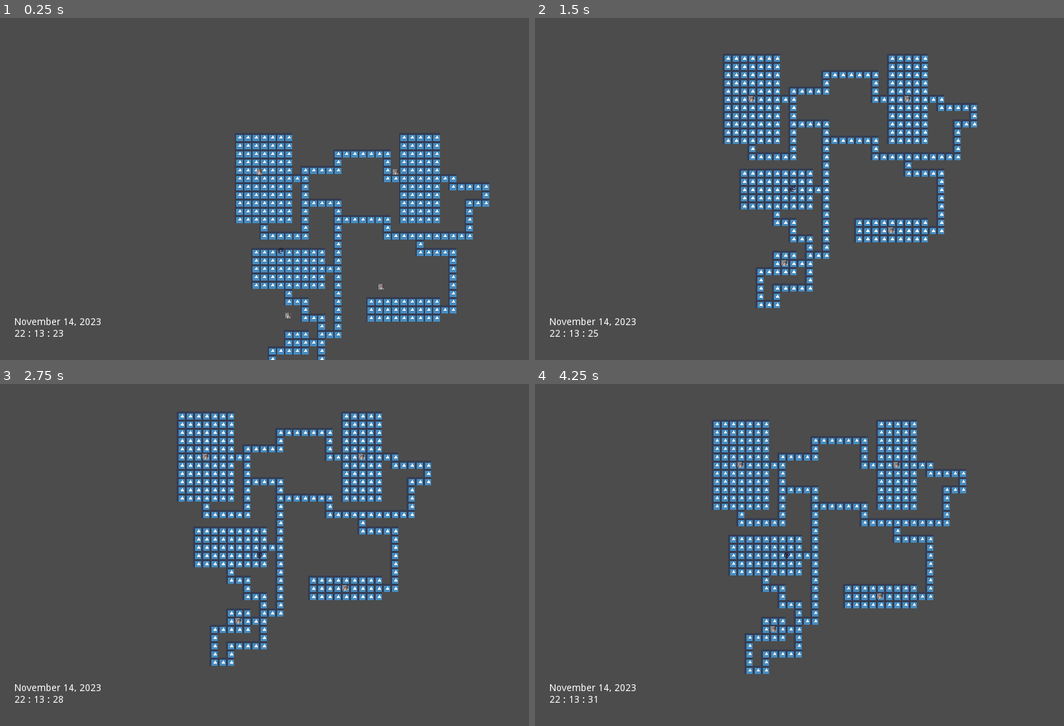
Above: before the commit, frames 1-4 (two rows, left to right).
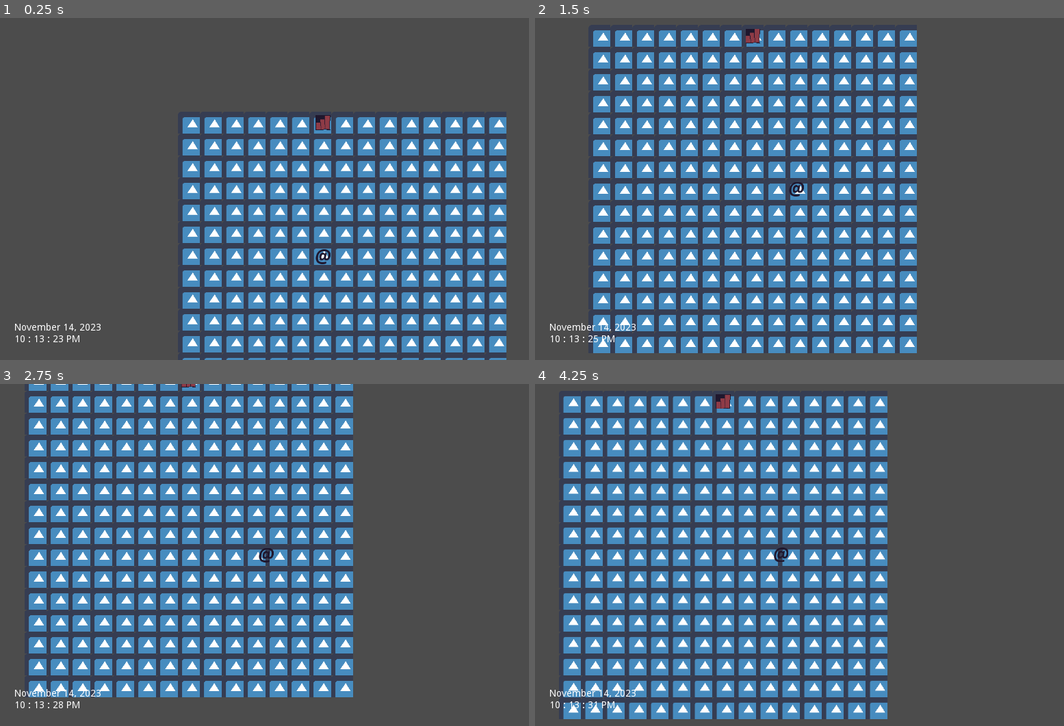
Above: after the commit, the same moments.

Repository: kairuma/temple-of-time
Game: Godot game, scene res://scene/state/Gameplay.tscn
Same seed, same stepped clock (60 frames per second), same inputs: the game is played once before the commit and once after it. The engine's default icon, where the game draws it, is replaced by a stand-in: a white triangle on a blue panel in a dark square.
Inputs:
- Up to frame 1 (0.25 s): no input
- Up to frame 2 (1.5 s): hold Right (right) 0.53-1.28 s; hold Down (down) from 1.28 s (still down)
- Up to frame 3 (2.75 s): release Down (down) at 2.03 s; hold Right (right) from 2.03 s (still down)
- Up to frame 4 (4.25 s): release Right (right) at 2.78 s; hold Up (up) 2.78-3.53 s; hold Left (left) from 3.53 s (still down)

The runs differ from the first frame. In frame 1, 27% of the frame differs, in the area x 2-96%, y 28-100%; in frame 2, 36%; in frame 3, 37%; in frame 4, 38%, in the area x 2-82%, y 3-98%.

Commit message:
ADD:You can now change floors and win the game.

Diff:
--- a/project.godot
+++ b/project.godot
@@ -41,21 +41,25 @@
 up={
 "deadzone": 0.5,
 "events": [ Object(InputEventKey,"resource_local_to_scene":false,"resource_name":"","device":0,"alt":false,"shift":false,"control":false,"meta":false,"command":false,"pressed":false,"scancode":16777232,"unicode":0,"echo":false,"script":null)
+, Object(InputEventKey,"resource_local_to_scene":false,"resource_name":"","device":0,"alt":false,"shift":false,"control":false,"meta":false,"command":false,"pressed":false,"scancode":87,"unicode":0,"echo":false,"script":null)
  ]
 }
 down={
 "deadzone": 0.5,
 "events": [ Object(InputEventKey,"resource_local_to_scene":false,"resource_name":"","device":0,"alt":false,"shift":false,"control":false,"meta":false,"command":false,"pressed":false,"scancode":16777234,"unicode":0,"echo":false,"script":null)
+, Object(InputEventKey,"resource_local_to_scene":false,"resource_name":"","device":0,"alt":false,"shift":false,"control":false,"meta":false,"command":false,"pressed":false,"scancode":83,"unicode":0,"echo":false,"script":null)
  ]
 }
 left={
 "deadzone": 0.5,
 "events": [ Object(InputEventKey,"resource_local_to_scene":false,"resource_name":"","device":0,"alt":false,"shift":false,"control":false,"meta":false,"command":false,"pressed":false,"scancode":16777231,"unicode":0,"echo":false,"script":null)
+, Object(InputEventKey,"resource_local_to_scene":false,"resource_name":"","device":0,"alt":false,"shift":false,"control":false,"meta":false,"command":false,"pressed":false,"scancode":65,"unicode":0,"echo":false,"script":null)
  ]
 }
 right={
 "deadzone": 0.5,
 "events": [ Object(InputEventKey,"resource_local_to_scene":false,"resource_name":"","device":0,"alt":false,"shift":false,"control":false,"meta":false,"command":false,"pressed":false,"scancode":16777233,"unicode":0,"echo":false,"script":null)
+, Object(InputEventKey,"resource_local_to_scene":false,"resource_name":"","device":0,"alt":false,"shift":false,"control":false,"meta":false,"command":false,"pressed":false,"scancode":68,"unicode":0,"echo":false,"script":null)
  ]
 }
 
--- a/scene/Global.gd
+++ b/scene/Global.gd
@@ -1,6 +1,6 @@
 extends Node
 
-var hour_24: bool = true
+var hour_24: bool = false
 
 func set_hour_24(b: bool) -> void:
 	hour_24 = b
--- a/scene/Map.gd
+++ b/scene/Map.gd
@@ -1,7 +1,5 @@
 extends Node2D
 
-const WIDTH: int = 32
-const HEIGHT: int = 32
 const ROOM_ITERATIONS: int = 1024
 const MONTH_NAME: Dictionary = {
 	1: "January", 2: "February", 3: "March", 4: "April",
@@ -14,22 +12,34 @@
 	9: 30, 10: 31, 11: 30, 12: 31
 }
 
+var stairs_class: Resource = preload("res://scene/entity/Stairs.tscn")
 var sprite_class: Resource = preload("res://scene/entity/npc/Sprite.tscn")
 
+var floor_num: int = 0 setget set_floor_num
+var width: int = 15
+var height: int = 15
 var second: int = 0
 var minute: int = 0
 var hour: int = 0
 var day: int = 1
 var month: int = 1
 var year: int = 2020
+var seeds: PoolIntArray = []
 var map_seed: int = 1597463007
+var saved_entities: Array = []
 
 func _ready() -> void:
-	randomize()
-	map_seed = randi()
 	$Player.connect("tick", self, "update_entities")
+	for i in 16:
+		saved_entities.append([])
+	gen_map_seeds()
+	gen_map(true)
 	set_start_time()
-	gen_map()
+
+func gen_map_seeds() -> void:
+	for i in 15:
+		randomize()
+		seeds.append(randi())
 
 func random_int() -> int:
 	var result: int = (1103515245 * map_seed + 12345) / 65536 % 2048
@@ -40,57 +50,132 @@
 	map_seed = result
 	return int(abs(result))
 
-func gen_map() -> void:
-	var region: Array = []
+func gen_home(going_down: bool) -> void:
+	for y in height:
+		for x in width:
+			$TileMap.set_cell(x, y, 0)
+	if going_down:
+		$Player.set_map_x(7)
+		$Player.set_map_y(7)
+	else:
+		$Player.set_map_x(7)
+		$Player.set_map_y(0)
+	var stairs: Entity = stairs_class.instance()
+	stairs.set_going_down(true)
+	$Entities.add_child(stairs)
+	stairs.connect("move_down", self, "descend")
+	stairs.set_map(self)
+	stairs.set_map_x(7)
+	stairs.set_map_y(0)
+
+func gen_map(going_down: bool) -> void:
+	if floor_num == 0:
+		gen_home(going_down)
+		return
+	map_seed = seeds[floor_num - 1]
+	var rooms: Array = []
 	for i in 4:
 		var rect_w: int = 3 + (random_int() % 5) * 2
-		var rect_x: int = 1 + (random_int() % ((WIDTH / 2 - rect_w - 1) / 2)) * 2
+		var rect_x: int = 1 + (random_int() % ((width / 2 - rect_w - 1) / 2)) * 2
 		if i % 2 == 1:
-			rect_x += WIDTH / 2
+			rect_x += width / 2
 		var rect_h: int = 3 + (random_int() % 5) * 2
-		var rect_y: int = 1 + (random_int() % ((HEIGHT / 2 - rect_h - 1) / 2)) * 2
+		var rect_y: int = 1 + (random_int() % ((height / 2 - rect_h - 1) / 2)) * 2
 		if i > 1:
-			rect_y += HEIGHT / 2
-		region.append([rect_x, rect_y, rect_w, rect_h])
+			rect_y += height / 2
+		rooms.append([rect_x, rect_y, rect_w, rect_h])
 	for i in range(ROOM_ITERATIONS):
 		var rect_w: int = 3 + (random_int() % 5) * 2
-		var rect_x: int = 1 + (random_int() % ((WIDTH - rect_w - 1) / 2)) * 2
+		var rect_x: int = 1 + (random_int() % ((width - rect_w - 1) / 2)) * 2
 		var rect_h: int = 3 + (random_int() % 5) * 2
-		var rect_y: int = 1 + (random_int() % ((HEIGHT - rect_h - 1) / 2)) * 2
+		var rect_y: int = 1 + (random_int() % ((height - rect_h - 1) / 2)) * 2
 		var is_valid: bool = true
 		var j: int = 0
-		while is_valid and j < region.size():
-			if rect_x - 1 < region[j][0] + region[j][2] + 1 and rect_x + rect_w + 1 > region[j][0] - 1 and rect_y - 1 < region[j][1] + region[j][3] + 1 and rect_y + rect_h + 1 > region[j][1] - 1:
+		while is_valid and j < rooms.size():
+			if rect_x - 1 < rooms[j][0] + rooms[j][2] + 1 and rect_x + rect_w + 1 > rooms[j][0] - 1 and rect_y - 1 < rooms[j][1] + rooms[j][3] + 1 and rect_y + rect_h + 1 > rooms[j][1] - 1:
 				is_valid = false
 			j += 1
 		if is_valid:
-			region.append([rect_x, rect_y, rect_w, rect_h])
+			rooms.append([rect_x, rect_y, rect_w, rect_h])
 	var i: int = 0
-	while i < region.size():
-		for y in region[i][3]:
-			for x in region[i][2]:
-				$TileMap.set_cell(region[i][0] + x, region[i][1] + y, 0)
+	while i < rooms.size():
+		for y in rooms[i][3]:
+			for x in rooms[i][2]:
+				$TileMap.set_cell(rooms[i][0] + x, rooms[i][1] + y, 0)
 		i += 1
-	for h in HEIGHT / 2:
-		for w in WIDTH / 2:
-			maze_gen(w * 2 + 1, h * 2 + 1, region)
-	add_doors(region)
-	#flood_check()
+	for h in height / 2:
+		for w in width / 2:
+			maze_gen(w * 2 + 1, h * 2 + 1, rooms)
+	add_doors(rooms)
 	var dead_ends: Array = get_dead_ends()
 	while dead_ends.size() != 0:
 		for d in dead_ends:
 			$TileMap.set_cell(d[0], d[1], -1)
 		dead_ends = get_dead_ends()
-	for r in region:
-		if r == region.back():
-			$Player.set_map_x(r[0] + r[2] / 2)
-			$Player.set_map_y(r[1] + r[3] / 2)
+	if saved_entities[floor_num] == []:
+		populate(rooms)
+	else:
+		load_entities(saved_entities[floor_num], going_down)
+
+func populate(rooms: Array) -> void:
+	var exit_index: int = random_int() % (rooms.size() - 1)
+	var i: int = 0
+	for r in rooms:
+		var x: int = r[0] + r[2] / 2
+		var y: int = r[1] + r[3] / 2
+		if r == rooms.back():
+			var stairs: Entity = stairs_class.instance()
+			stairs.set_going_down(false)
+			$Entities.add_child(stairs)
+			stairs.connect("move_up", self, "ascend")
+			stairs.set_map(self)
+			stairs.set_map_x(x)
+			stairs.set_map_y(y)
+			$Player.set_map_x(x)
+			$Player.set_map_y(y)
+		elif i == exit_index:
+			var stairs: Entity = stairs_class.instance()
+			stairs.set_going_down(true)
+			$Entities.add_child(stairs)
+			stairs.connect("move_down", self, "descend")
+			stairs.set_map(self)
+			stairs.set_map_x(x)
+			stairs.set_map_y(y)
+			pass
 		else:
 			var e: Entity = sprite_class.instance()
 			$Entities.add_child(e)
 			e.set_map(self)
-			e.set_map_x(r[0] + r[2] / 2)
-			e.set_map_y(r[1] + r[3] / 2)
+			e.set_map_x(x)
+			e.set_map_y(y)
+		i += 1
+
+func load_entities(entities: Array, going_down: bool) -> void:
+	for e in entities:
+		var entity: Entity
+		match e[0]:
+			Entity.EntityID.SPRITE:
+				entity = sprite_class.instance()
+			Entity.EntityID.STAIRS_UP:
+				entity = stairs_class.instance()
+				entity.set_going_down(false)
+				entity.connect("move_up", self, "ascend")
+				if going_down:
+					$Player.set_map_x(e[1])
+					$Player.set_map_y(e[2])
+			Entity.EntityID.STAIRS_DOWN:
+				entity = stairs_class.instance()
+				entity.set_going_down(true)
+				entity.connect("move_down", self, "descend")
+				if !going_down:
+					$Player.set_map_x(e[1])
+					$Player.set_map_y(e[2])
+			_:
+				continue
+		$Entities.add_child(entity)
+		entity.set_map(self)
+		entity.set_map_x(e[1])
+		entity.set_map_y(e[2])
 
 func is_in_room(x: int, y: int, rooms: Array) -> bool:
 	for r in rooms:
@@ -104,11 +189,11 @@
 		var walls: Array = []
 		if y - 2 >= 0 and $TileMap.get_cell(x, y - 2) != 0:
 			walls.append([x, y - 2])
-		if y + 2 <= HEIGHT and $TileMap.get_cell(x, y + 2) != 0:
+		if y + 2 <= height and $TileMap.get_cell(x, y + 2) != 0:
 			walls.append([x, y + 2])
 		if x - 2 >= 0 and $TileMap.get_cell(x - 2, y) != 0:
 			walls.append([x - 2, y])
-		if x + 2 <= WIDTH and $TileMap.get_cell(x + 2, y) != 0:
+		if x + 2 <= width and $TileMap.get_cell(x + 2, y) != 0:
 			walls.append([x + 2, y])
 		while !walls.empty():
 			var index: int = random_int() % walls.size()
@@ -125,7 +210,7 @@
 							$TileMap.set_cell(w[0] - 1, w[1], 0)
 							needs_wall = false
 					1:
-						if w[0] + 2 <= WIDTH and $TileMap.get_cell(w[0] + 2, w[1]) == 0 and !is_in_room(w[0] + 2, w[1], rooms):
+						if w[0] + 2 <= width and $TileMap.get_cell(w[0] + 2, w[1]) == 0 and !is_in_room(w[0] + 2, w[1], rooms):
 							$TileMap.set_cell(w[0] + 1, w[1], 0)
 							needs_wall = false
 					2:
@@ -133,28 +218,28 @@
 							$TileMap.set_cell(w[0], w[1] - 1, 0)
 							needs_wall = false
 					3:
-						if w[1] + 2 <= HEIGHT and $TileMap.get_cell(w[0], w[1] + 2) == 0 and !is_in_room(w[0], w[1] + 2, rooms):
+						if w[1] + 2 <= height and $TileMap.get_cell(w[0], w[1] + 2) == 0 and !is_in_room(w[0], w[1] + 2, rooms):
 							$TileMap.set_cell(w[0], w[1] + 1, 0)
 							needs_wall = false
 				dir.remove(dir_index)
 			if !needs_wall:
 				if w[1] - 2 >= 0 and $TileMap.get_cell(w[0], w[1] - 2) != 0 and !walls.has([w[0], w[1] - 2]):
 					walls.append([w[0], w[1] - 2])
-				if w[1] + 2 <= HEIGHT and $TileMap.get_cell(w[0], w[1] + 2) != 0 and !walls.has([w[0], w[1] + 2]):
+				if w[1] + 2 <= height and $TileMap.get_cell(w[0], w[1] + 2) != 0 and !walls.has([w[0], w[1] + 2]):
 					walls.append([w[0], w[1] + 2])
 				if w[0] - 2 >= 0 and $TileMap.get_cell(w[0] - 2, w[1]) != 0 and !walls.has([w[0] - 2, w[1]]):
 					walls.append([w[0] - 2, w[1]])
-				if w[0] + 2 <= WIDTH and $TileMap.get_cell(w[0] + 2, w[1]) != 0 and !walls.has([w[0] + 2, w[1]]):
+				if w[0] + 2 <= width and $TileMap.get_cell(w[0] + 2, w[1]) != 0 and !walls.has([w[0] + 2, w[1]]):
 					walls.append([w[0] + 2, w[1]])
 
 func add_doors(rooms: Array) -> void:
 	for r in rooms:
 		var dirs: PoolIntArray = [0, 1, 2, 3]
-		if r[0] >= WIDTH - 1:
+		if r[0] >= width - 1:
 			dirs.remove(3)
 		if r[0] <= 1:
 			dirs.remove(2)
-		if r[1] >= HEIGHT - 1:
+		if r[1] >= height - 1:
 			dirs.remove(1)
 		if r[1] >= 1:
 			dirs.remove(0)
@@ -180,66 +265,19 @@
 					$TileMap.set_cell(r[0] + r[2], r[1] + (y + r[3] / 2) % r[3], 0)
 					break
 
-func flood_check() -> void:
-	var q: Array = []
-	var visited: Array = []
-	var v: int = 0
-	for i in WIDTH * HEIGHT:
-		if $TileMap.get_cell(i % WIDTH, i / WIDTH) == 0:
-			q.append([i % WIDTH, i / WIDTH])
-			visited.append([i % WIDTH, i / WIDTH])
-			break
-	while !q.empty():
-		while !q.empty():
-			var n: Array = q.pop_front()
-			if n[0] - 1 >= 0 and !visited.has([n[0] - 1, n[1]]) and $TileMap.get_cell(n[0] - 1, n[1]) == 0:
-				q.append([n[0] - 1, n[1]])
-				visited.append([n[0] - 1, n[1]])
-			if n[0] + 1 <= WIDTH and !visited.has([n[0] + 1, n[1]]) and $TileMap.get_cell(n[0] + 1, n[1]) == 0:
-				q.append([n[0] + 1, n[1]])
-				visited.append([n[0] + 1, n[1]])
-			if n[1] - 1 >= 0 and !visited.has([n[0], n[1] - 1]) and $TileMap.get_cell(n[0], n[1] - 1) == 0:
-				q.append([n[0], n[1] - 1])
-				visited.append([n[0], n[1] - 1])
-			if n[1] + 1 <= HEIGHT and !visited.has([n[0], n[1] + 1]) and $TileMap.get_cell(n[0], n[1] + 1) == 0:
-				q.append([n[0], n[1] + 1])
-				visited.append([n[0], n[1] + 1])
-		while v < visited.size():
-			if visited[v][0] - 2 >= 0 and $TileMap.get_cell(visited[v][0] - 1, visited[v][1]) != 0 and $TileMap.get_cell(visited[v][0] - 2, visited[v][1]) == 0 and !visited.has([visited[v][0] - 2, visited[v][1]]):
-				$TileMap.set_cell(visited[v][0] - 1, visited[v][1], 0)
-				q.append([visited[v][0] - 1, visited[v][1]])
-				visited.append([visited[v][0] - 1, visited[v][1]])
-				break
-			if visited[v][0] + 2 <= WIDTH and $TileMap.get_cell(visited[v][0] + 1, visited[v][1]) != 0 and $TileMap.get_cell(visited[v][0] + 2, visited[v][1]) == 0 and !visited.has([visited[v][0] + 2, visited[v][1]]):
-				$TileMap.set_cell(visited[v][0] + 1, visited[v][1], 0)
-				q.append([visited[v][0] + 1, visited[v][1]])
-				visited.append([visited[v][0] + 1, visited[v][1]])
-				break
-			if visited[v][1] - 2 >= 0 and $TileMap.get_cell(visited[v][0], visited[v][1] - 1) != 0 and $TileMap.get_cell(visited[v][0], visited[v][1] - 2) == 0 and !visited.has([visited[v][0], visited[v][1] - 2]):
-				$TileMap.set_cell(visited[v][0], visited[v][1] - 1, 0)
-				q.append([visited[v][0], visited[v][1] - 1])
-				visited.append([visited[v][0], visited[v][1] - 1])
-				break
-			if visited[v][1] + 2 <= HEIGHT and $TileMap.get_cell(visited[v][0], visited[v][1] + 1) != 0 and $TileMap.get_cell(visited[v][0], visited[v][1] + 2) == 0 and !visited.has([visited[v][0], visited[v][1] + 2]):
-				$TileMap.set_cell(visited[v][0], visited[v][1] + 1, 0)
-				q.append([visited[v][0], visited[v][1] + 1])
-				visited.append([visited[v][0], visited[v][1] + 1])
-				break
-			v += 1
-
 func get_dead_ends() -> Array:
 	var result: Array = []
-	for y in HEIGHT:
-		for x in WIDTH:
+	for y in height:
+		for x in width:
 			if $TileMap.get_cell(x, y) == 0:
 				var neighbors: int = 0
 				if x - 1 >= 0 and $TileMap.get_cell(x - 1, y) == 0:
 					neighbors += 1
-				if x + 1 <= WIDTH and $TileMap.get_cell(x + 1, y) == 0:
+				if x + 1 <= width and $TileMap.get_cell(x + 1, y) == 0:
 					neighbors += 1
 				if y - 1 >= 0 and $TileMap.get_cell(x, y - 1) == 0:
 					neighbors += 1
-				if y + 1 <= HEIGHT and $TileMap.get_cell(x, y + 1) == 0:
+				if y + 1 <= height and $TileMap.get_cell(x, y + 1) == 0:
 					neighbors += 1
 				if neighbors <= 1:
 					result.append([x, y])
@@ -279,7 +317,42 @@
 	return MONTH_LENGTH[m]
 
 func increment_time() -> void:
-	second += 1
+	match floor_num:
+		15:
+			second = randi() % 60
+			minute = randi() % 60
+			hour = randi() % 24
+			day = randi() % 31 + 1
+			month = randi() % 12 + 1
+			year = ((randi() << 31) + (randi() % 0x7FFFFFFF)) % 5000000013800000000 - 13800000000
+		14:
+			year += 4000000000
+		13:
+			year += 1000000000
+		12:
+			year += 250000000
+		11:
+			year += 1000000
+		10:
+			year += 1000
+		9:
+			year += 100
+		8:
+			year += 10
+		7:
+			year += 1
+		6:
+			month += 1
+		5:
+			day += 7
+		4:
+			day += 1
+		3:
+			hour += 1
+		2:
+			minute += 1
+		_:
+			second += 1
 	if second >= 60:
 		minute += second / 60
 		second = second % 60
@@ -300,12 +373,44 @@
 		year += 1
 		if day > get_month_length((month - 1) % 12 + 1, year):
 			day -= get_month_length((month - 1) % 12 + 1, year)
+	if year > 5000000000000000000:
+		year = year - 5000000013800000000
 	if year < -13800000000:
 		year += 9223372023054775807
 	update_time_hud()
 
 func is_ground(x: int, y: int) -> bool:
 	return $TileMap.get_cell(x, y) == 0
+
+func set_floor_num(num: int) -> void:
+	floor_num = num
+	if floor_num == 0:
+		width = 15
+		height = 15
+	else:
+		width = 32 + 4 * floor_num
+		height = 32 + 4 * floor_num
+
+func descend() -> void:
+	if floor_num == 15:
+		get_tree().change_scene("res://scene/state/Win.tscn")
+		return
+	saved_entities[floor_num] = []
+	for e in $Entities.get_children():
+		saved_entities[floor_num].append([e.get_id(), e.get_map_x(), e.get_map_y()])
+		e.queue_free()
+	$TileMap.clear()
+	set_floor_num(floor_num + 1)
+	gen_map(true)
+
+func ascend() -> void:
+	saved_entities[floor_num] = []
+	for e in $Entities.get_children():
+		saved_entities[floor_num].append([e.get_id(), e.get_map_x(), e.get_map_y()])
+		e.queue_free()
+	$TileMap.clear()
+	set_floor_num(floor_num - 1)
+	gen_map(false)
 
 func get_entity_at(x: int, y:int) -> Node:
 	if $Player.is_at(x, y):
--- a/scene/Map.tscn
+++ b/scene/Map.tscn
@@ -39,22 +39,22 @@
 [node name="CanvasLayer" type="CanvasLayer" parent="."]
 
 [node name="MarginContainer" type="MarginContainer" parent="CanvasLayer"]
-margin_top = 390.0
+margin_top = 406.0
 margin_right = 800.0
 margin_bottom = 500.0
 custom_constants/margin_right = 48
-custom_constants/margin_top = 48
+custom_constants/margin_top = 40
 custom_constants/margin_left = 48
-custom_constants/margin_bottom = 48
+custom_constants/margin_bottom = 40
 __meta__ = {
 "_edit_use_anchors_": false
 }
 
 [node name="TimeLabel" type="Label" parent="CanvasLayer/MarginContainer"]
 margin_left = 48.0
-margin_top = 48.0
+margin_top = 40.0
 margin_right = 752.0
-margin_bottom = 62.0
+margin_bottom = 54.0
 text = "Januray 01, 2020; 00 : 00 : 00"
 __meta__ = {
 "_edit_use_anchors_": false
--- a/scene/entity/Entity.gd
+++ b/scene/entity/Entity.gd
@@ -1,5 +1,7 @@
 extends Node2D
 class_name Entity
+
+enum EntityID {PLAYER, SPRITE, STAIRS_UP, STAIRS_DOWN, BAKU}
 
 const CELL_SIZE: float = 48.0
 const TURN_SPEED: float = 0.5
@@ -10,6 +12,9 @@
 export(int, -5, 5) var agility: int = 0
 export(int, 1, 20) var level: int = 1
 export(int, -5, 5) var vitality: int = 0 setget set_vitality
+export(bool) var npc: bool = false setget ,is_npc
+export(bool) var player: bool = false setget ,is_player
+export(EntityID) var id: int = EntityID.SPRITE setget ,get_id
 var max_hp: int = 1 setget set_max_hp
 var hp: int = 1
 var melee_attack: int = 0
@@ -22,6 +27,9 @@
 	map_x = new_x
 	$Tween.interpolate_property(self, "position", get_position(), Vector2(map_x * CELL_SIZE, map_y * CELL_SIZE), TURN_SPEED, Tween.TRANS_CUBIC, Tween.EASE_OUT)
 	$Tween.start()
+
+func get_id() -> int:
+	return id
 
 func get_map_x() -> int:
 	return map_x
@@ -49,6 +57,12 @@
 func is_at(x: int, y: int) -> bool:
 	return map_x == x and map_y == y
 
+func is_npc() -> bool:
+	return npc
+
+func is_player() -> bool:
+	return player
+
 func take_damage(damage: int, source: Entity) -> void:
 	hp -= damage
 	print("%s:\t%d / %d" % [get_name(), hp, max_hp])
@@ -73,11 +87,16 @@
 		damage = 1
 	entity.take_damage(damage, self)
 
+func interact(entity: Entity) -> void:
+	pass
+
 func move_up() -> bool:
 	if map.is_ground(map_x, map_y - 1):
 		var entity: Entity = map.get_entity_at(map_x, map_y - 1)
-		if entity == null:
+		if entity == null or (!entity.is_npc() and !entity.is_player()):
 			set_map_y(map_y - 1)
+			if entity != null:
+				entity.interact(self)
 		else:
 			attack(entity)
 		return true
@@ -86,8 +105,10 @@
 func move_down() -> bool:
 	if map.is_ground(map_x, map_y + 1):
 		var entity: Entity = map.get_entity_at(map_x, map_y + 1)
-		if entity == null:
+		if entity == null or (!entity.is_npc() and !entity.is_player()):
 			set_map_y(map_y + 1)
+			if entity != null:
+				entity.interact(self)
 		else:
 			attack(entity)
 		return true
@@ -96,8 +117,10 @@
 func move_left() -> bool:
 	if map.is_ground(map_x - 1, map_y):
 		var entity: Entity = map.get_entity_at(map_x - 1, map_y)
-		if entity == null:
+		if entity == null or (!entity.is_npc() and !entity.is_player()):
 			set_map_x(map_x - 1)
+			if entity != null:
+				entity.interact(self)
 		else:
 			attack(entity)
 		return true
@@ -106,8 +129,10 @@
 func move_right() -> bool:
 	if map.is_ground(map_x + 1, map_y):
 		var entity: Entity = map.get_entity_at(map_x + 1, map_y)
-		if entity == null:
+		if entity == null or (!entity.is_npc() and !entity.is_player()):
 			set_map_x(map_x + 1)
+			if entity != null:
+				entity.interact(self)
 		else:
 			attack(entity)
 		return true
--- a/scene/entity/Player.tscn
+++ b/scene/entity/Player.tscn
@@ -6,10 +6,12 @@
 
 [node name="Player" instance=ExtResource( 2 )]
 script = ExtResource( 3 )
+player = true
+id = 0
 
 [node name="Camera2D" type="Camera2D" parent="." index="0"]
 current = true
-zoom = Vector2( 4, 4 )
+zoom = Vector2( 1.5, 1.5 )
 smoothing_enabled = true
 
 [node name="Sprite" type="Sprite" parent="." index="1"]
--- /dev/null
+++ b/scene/entity/Stairs.gd
@@ -0,0 +1,23 @@
+extends "res://scene/entity/Entity.gd"
+
+signal move_up
+signal move_down
+
+var going_down: bool = true setget set_going_down
+var down_texture: Texture = preload("res://img/entity/stairs_down.png")
+var up_texture: Texture = preload("res://img/entity/stairs_up.png")
+
+func set_going_down(b: bool) -> void:
+	going_down = b
+	if going_down:
+		id = EntityID.STAIRS_DOWN
+		$Sprite.set_texture(down_texture)
+	else:
+		id = EntityID.STAIRS_UP
+		$Sprite.set_texture(up_texture)
+
+func interact(entity: Entity) -> void:
+	if going_down:
+		emit_signal("move_down")
+	else:
+		emit_signal("move_up")
--- /dev/null
+++ b/scene/entity/Stairs.tscn
@@ -0,0 +1,12 @@
+[gd_scene load_steps=4 format=2]
+
+[ext_resource path="res://scene/entity/Entity.tscn" type="PackedScene" id=1]
+[ext_resource path="res://scene/entity/Stairs.gd" type="Script" id=2]
+[ext_resource path="res://img/entity/stairs_down.png" type="Texture" id=3]
+
+[node name="Stairs" instance=ExtResource( 1 )]
+script = ExtResource( 2 )
+id = 3
+
+[node name="Sprite" type="Sprite" parent="." index="2"]
+texture = ExtResource( 3 )
--- a/scene/entity/npc/Baku.tscn
+++ b/scene/entity/npc/Baku.tscn
@@ -10,6 +10,8 @@
 agility = 5
 level = 8
 vitality = 4
+npc = true
+id = 4
 
 [node name="Sprite" type="Sprite" parent="." index="1"]
 texture = ExtResource( 2 )
--- a/scene/entity/npc/Sprite.tscn
+++ b/scene/entity/npc/Sprite.tscn
@@ -7,6 +7,7 @@
 strength = -2
 agility = 3
 vitality = 1
+npc = true
 
 [node name="Sprite" type="Sprite" parent="." index="2"]
 texture = ExtResource( 2 )
--- /dev/null
+++ b/scene/state/MainMenu.gd
@@ -0,0 +1,10 @@
+extends MarginContainer
+
+func new_game() -> void:
+	pass
+
+func load_game() -> void:
+	pass
+
+func show_options() -> void:
+	pass
--- /dev/null
+++ b/scene/state/MainMenu.tscn
@@ -0,0 +1,59 @@
+[gd_scene load_steps=3 format=2]
+
+[ext_resource path="res://scene/state/MainMenu.gd" type="Script" id=1]
+[ext_resource path="res://img/menu/title.png" type="Texture" id=2]
+
+[node name="MainMenu" type="MarginContainer"]
+margin_right = 800.0
+margin_bottom = 500.0
+custom_constants/margin_right = 48
+custom_constants/margin_top = 40
+custom_constants/margin_left = 48
+custom_constants/margin_bottom = 40
+script = ExtResource( 1 )
+__meta__ = {
+"_edit_use_anchors_": false
+}
+
+[node name="VBoxContainer" type="VBoxContainer" parent="."]
+margin_left = 48.0
+margin_top = 40.0
+margin_right = 752.0
+margin_bottom = 460.0
+alignment = 1
+
+[node name="TextureRect" type="TextureRect" parent="VBoxContainer"]
+margin_right = 704.0
+margin_bottom = 249.0
+size_flags_horizontal = 3
+size_flags_vertical = 3
+texture = ExtResource( 2 )
+stretch_mode = 4
+
+[node name="NewGameButton" type="Button" parent="VBoxContainer"]
+margin_top = 253.0
+margin_right = 704.0
+margin_bottom = 273.0
+text = "New Game"
+
+[node name="LoadGameButton" type="Button" parent="VBoxContainer"]
+margin_top = 277.0
+margin_right = 704.0
+margin_bottom = 297.0
+text = "Load Game"
+
+[node name="OptionsButton" type="Button" parent="VBoxContainer"]
+margin_top = 301.0
+margin_right = 704.0
+margin_bottom = 321.0
+text = "Options"
+
+[node name="VersionLabel" type="Label" parent="VBoxContainer"]
+margin_top = 406.0
+margin_right = 704.0
+margin_bottom = 420.0
+size_flags_vertical = 10
+text = "Version Beta-0.0.0"
+[connection signal="pressed" from="VBoxContainer/NewGameButton" to="." method="new_game"]
+[connection signal="pressed" from="VBoxContainer/LoadGameButton" to="." method="load_game"]
+[connection signal="pressed" from="VBoxContainer/OptionsButton" to="." method="show_options"]
--- /dev/null
+++ b/scene/state/Win.gd
@@ -0,0 +1,4 @@
+extends MarginContainer
+
+func go_to_main_menu() -> void:
+	get_tree().change_scene("res://scene/state/MainMenu.tscn")
--- /dev/null
+++ b/scene/state/Win.tscn
@@ -0,0 +1,36 @@
+[gd_scene load_steps=2 format=2]
+
+[ext_resource path="res://scene/state/Win.gd" type="Script" id=1]
+
+[node name="Win" type="MarginContainer"]
+margin_right = 800.0
+margin_bottom = 500.0
+custom_constants/margin_right = 48
+custom_constants/margin_top = 40
+custom_constants/margin_left = 48
+custom_constants/margin_bottom = 40
+script = ExtResource( 1 )
+__meta__ = {
+"_edit_use_anchors_": false
+}
+
+[node name="VBoxContainer" type="VBoxContainer" parent="."]
+margin_left = 48.0
+margin_top = 40.0
+margin_right = 752.0
+margin_bottom = 460.0
+alignment = 1
+
+[node name="Label" type="Label" parent="VBoxContainer"]
+margin_top = 191.0
+margin_right = 704.0
+margin_bottom = 205.0
+text = "You Win."
+align = 1
+
+[node name="Button" type="Button" parent="VBoxContainer"]
+margin_top = 209.0
+margin_right = 704.0
+margin_bottom = 229.0
+text = "Go to Main Menu"
+[connection signal="pressed" from="VBoxContainer/Button" to="." method="go_to_main_menu"]
Binary file added: img/entity/stairs_down.png
Not shown, added: img/entity/stairs_down.png.import
Binary file added: img/entity/stairs_up.png
Not shown, added: img/entity/stairs_up.png.import
Binary file added: img/menu/title.png
Not shown, added: img/menu/title.png.import
